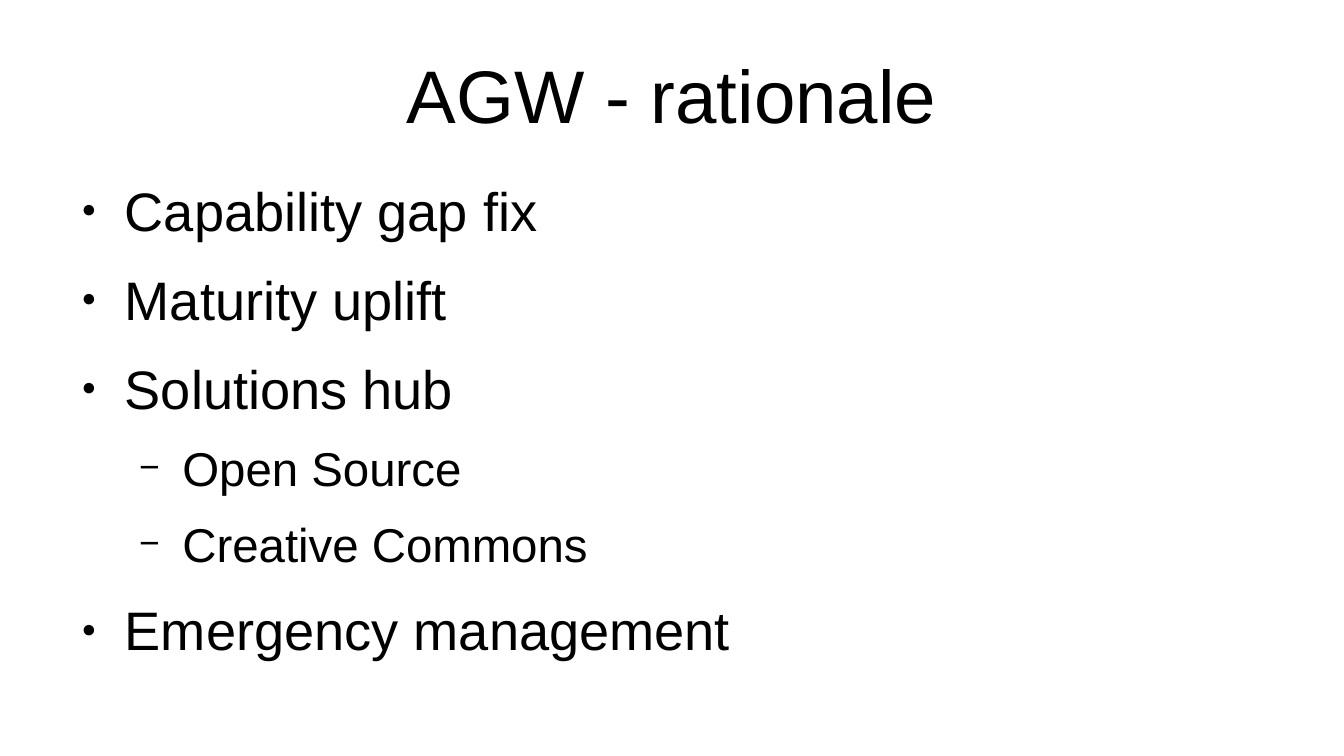
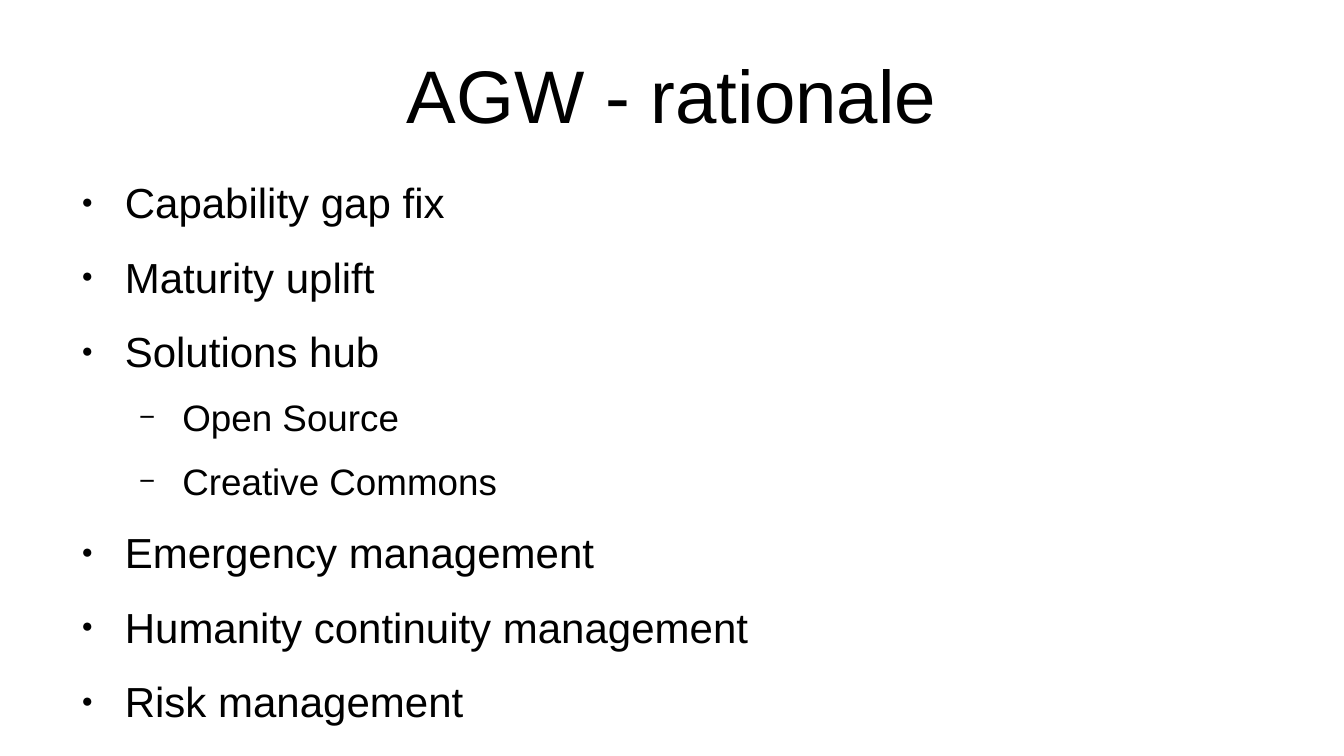
Before and after one commit to YorkEarwaker/Climate-Model, a slide deck: slide 3 of ppm/anthropogenic-global-warming-context.odp. Drawn at 1344x756 pixels with LibreOffice and Linux fonts; fonts in the diff are those of the drawing. Boxes give left, top, right and bottom in pixels: in the first picture for what was removed or moved away, otherwise in the second. Text is boxed around its words. In the diff, an @@ line names an element or a change of style, - is before the commit and + after.

```diff
--- a/ppm/anthropogenic-global-warming-context.odp
+++ b/ppm/anthropogenic-global-warming-context.odp
@@ text at bbox=[125, 187, 594, 577]: size 32 to 24.8 pt in "Capability gap fix", "Maturity uplift", "Solutions hub", "Emergency management"; size 28 to 21.7 pt in "Open Source", "Creative Commons" @@
@@ text at bbox=[125, 612, 748, 725]: paragraphs added @@
+● Humanity continuity management
+● Risk management
```
Also in this commit, not shown: 4 other slides changed.
